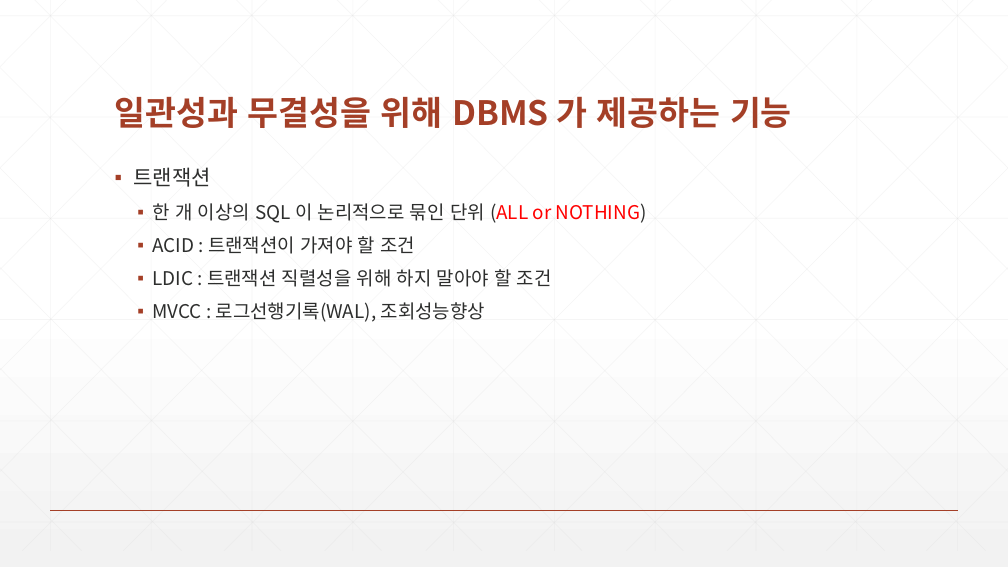
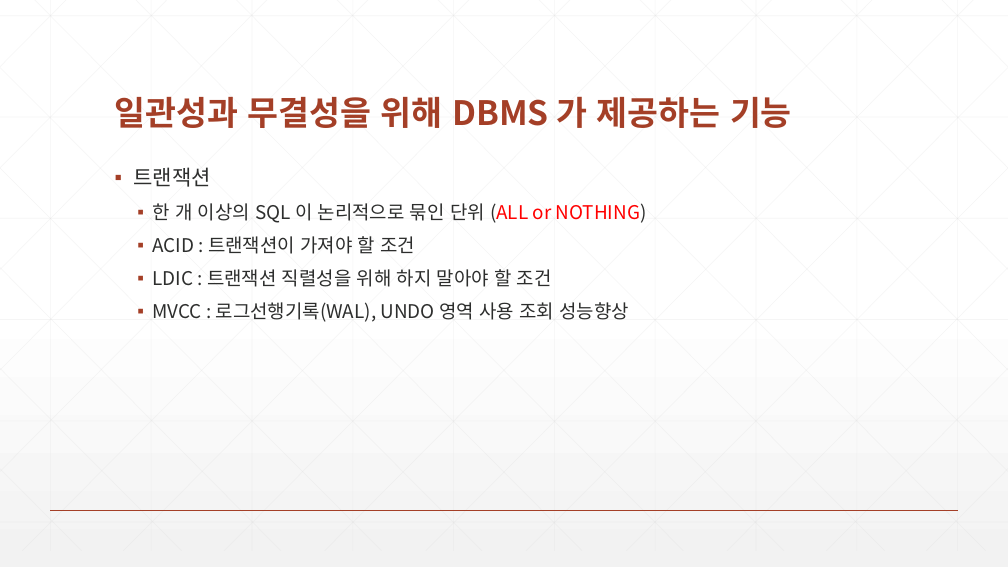
Before and after one commit to zeroshift01/code5, a slide deck: slide 3 of inflearn03/doc/3.1 DBMS는서비스의일관성과무결성그리고영속성을위해사용합니다.pptx. Drawn at 1008x567 pixels with LibreOffice and Linux fonts; fonts in the diff are those of the drawing. Boxes give left, top, right and bottom in pixels: in the first picture for what was removed or moved away, otherwise in the second. Text is boxed around its words. In the diff, an @@ line names an element or a change of style, - is before the commit and + after.

```diff
--- a/inflearn03/doc/3.1 DBMS는서비스의일관성과무결성그리고영속성을위해사용합니다.pptx
+++ b/inflearn03/doc/3.1 DBMS는서비스의일관성과무결성그리고영속성을위해사용합니다.pptx
@@ text at box(152, 302, 629, 322): text changed @@
-  ▪ MVCC : 로그선행기록(WAL), 조회성능향상
+  ▪ MVCC : 로그선행기록(WAL), UNDO 영역 사용 조회 성능향상
```
Also in this commit, not shown: 2 other slides changed, 8 other files.
